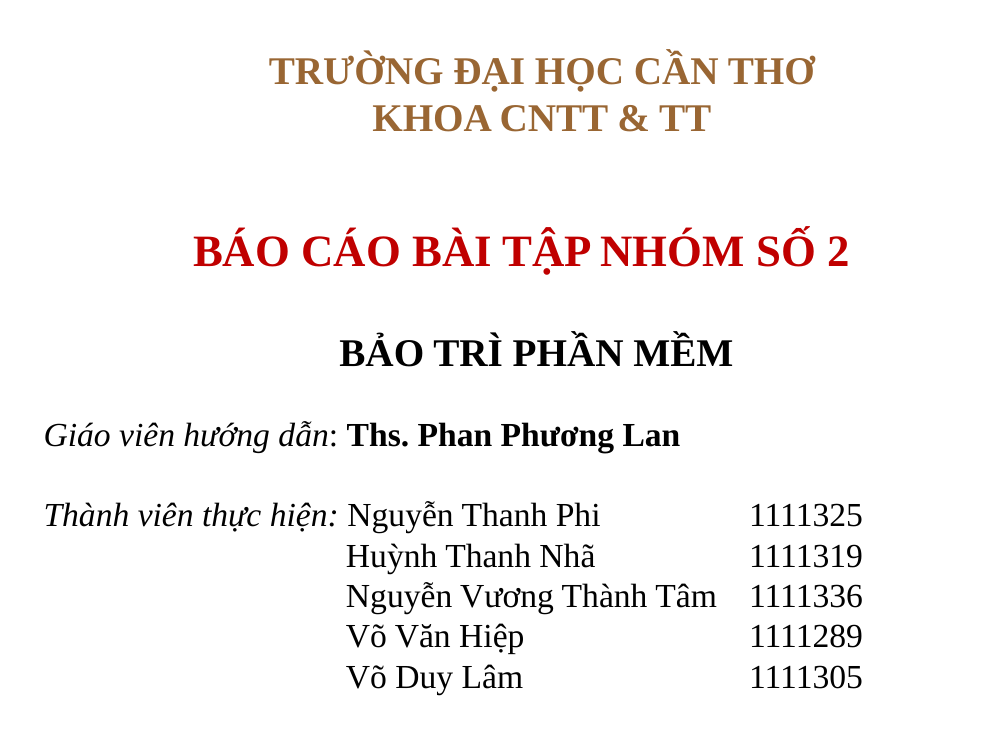
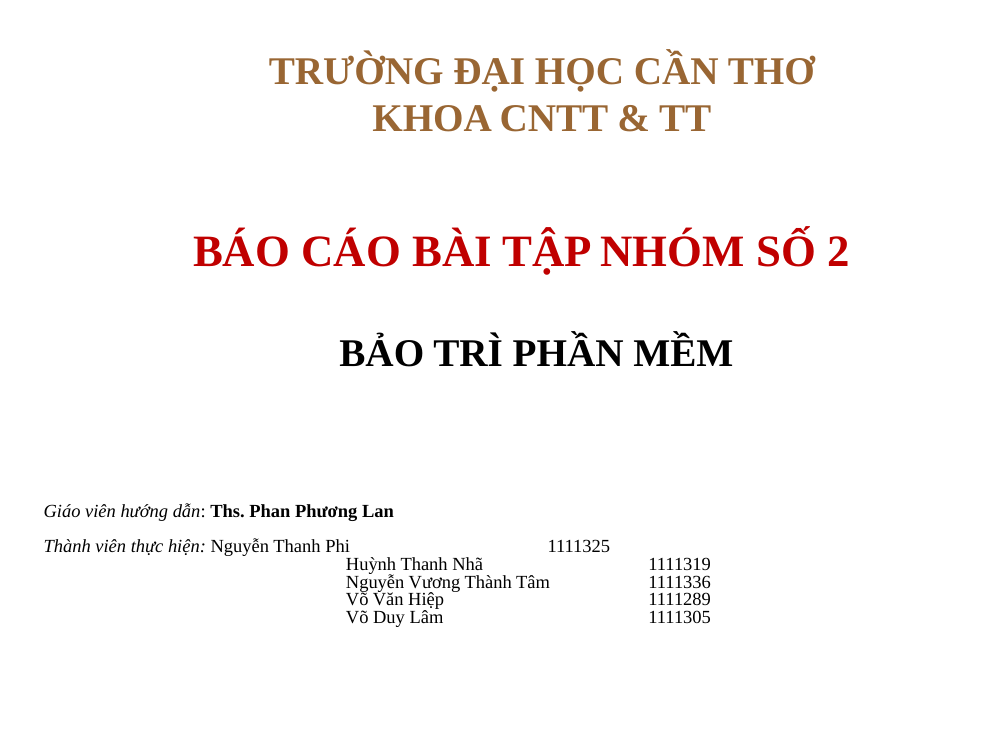
Before and after one commit to thanhphi0127/manager-configuration, a slide deck: slide 1 of doc/baitapso2/BAOTRI_BAITAP2.ppt. Drawn at 1008x756 pixels with LibreOffice and Linux fonts; fonts in the diff are those of the drawing; background and template pictures are left out. Boxes give left, top, right and bottom in pixels: in the first picture for what was removed or moved away, otherwise in the second. Text is boxed around its words. In the diff, an @@ line names an element or a change of style, - is before the commit and + after.

```diff
--- a/doc/baitapso2/BAOTRI_BAITAP2.ppt
+++ b/doc/baitapso2/BAOTRI_BAITAP2.ppt
@@ text "Giáo viên hướng dẫn: Ths. ..." at (44,503,711,627): size 24 to 13.2 pt; line spacing 1 to 0.8 @@
```
Also in this commit, not shown: 2 other slides changed, 11 slides added, 2 slides removed.
